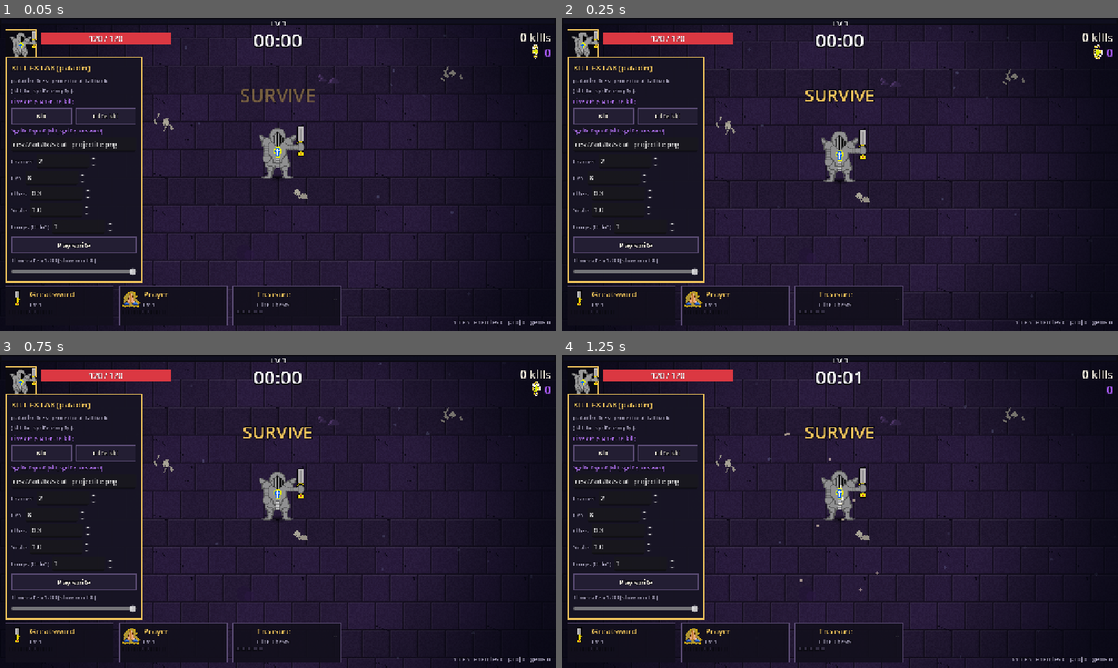
Above: before the commit, frames 1-4 (two rows, left to right).
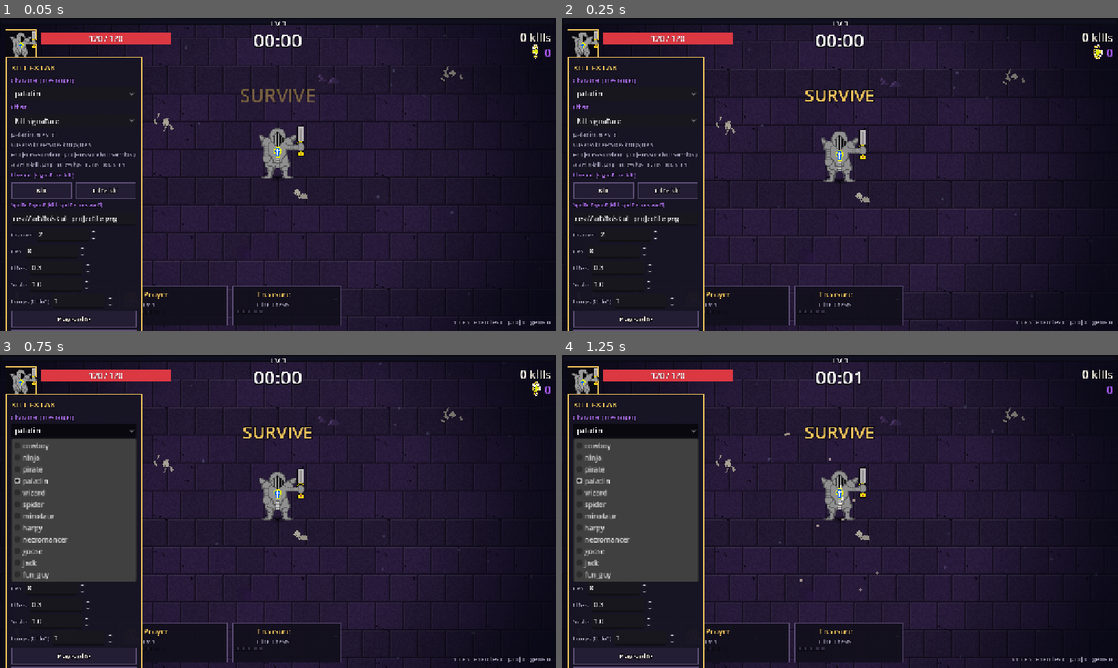
Above: after the commit, the same moments.

Repository: brawn2bronze/Solomons-Survivor
Game: Godot game, scene res://tests/fx_gallery.tscn
Same seed, same stepped clock (60 frames per second), same inputs: the game is played once before the commit and once after it. This scene is started directly instead of the project's main scene.
Inputs (mouse positions are in pixels of both pictures, inside the frame that each line leads up to):
- Up to frame 1 (0.05 s): no input
- Up to frame 2 (0.25 s): no input
- Up to frame 3 (0.75 s): click (72, 430) at 0.5 s, where only the run after the commit has a clickable "paladin"
- Up to frame 4 (1.25 s): no input

The runs differ from the first frame. In frame 1, 3.4% of the frame differs, in the area x 1-26%, y 14-100%; in frame 2, 3.4%; in frame 3, 12%; in frame 4, 12%.

Commit message:
fx lab publisher +paladin kill effect

Diff:
--- a/survivor/data/characters/paladin.tres
+++ b/survivor/data/characters/paladin.tres
@@ -18,3 +18,10 @@
 flags = {}
 color = Color(0.941, 0.784, 0.275, 1)
 playstyles = ["Crusader: wave-emitting sword hits at range", "Zealot: focused energy, faster heavier swings", "Saint: aura tank that heals while it burns"]
+
+kill_fx_sprite = "C:\\Users\\kneef\\Desktop\\Joe\'s Projects\\survivor_project\\survivor\\art\\fx\\paladin-kill.png"
+kill_fx_frames = 3
+kill_fx_fps = 9.0
+kill_fx_life = 0.3
+kill_fx_scale = 0.6
+kill_fx_loops = 1
--- a/survivor/tests/fx_gallery.gd
+++ b/survivor/tests/fx_gallery.gd
@@ -1,13 +1,33 @@
 extends Node
-## Isolated kill-FX preview. Open fx_gallery.tscn and play the scene (F6):
+## Kill-FX lab + publisher. Open fx_gallery.tscn and play the scene (F6):
 ## director paused + godmode, so only the FX you trigger is on screen.
-## Kill buttons use the live CharacterDef (procedural until kill_fx_sprite is set).
-## Sprite button plays any PNG strip path typed below (try the shipped skull strip
-## first), with the frames/fps/life/scale/loops spinners. Copy tuned values into the
-## character .tres kill_fx_* fields when happy.
+## Pick a character, pick an effect, tune the sprite tryout (unsaved preview),
+## then Publish writes the values into that character's .tres and applies them
+## to the live def, so the Kill buttons preview the published result at once.
+## Scaling: new characters appear in the picker automatically (DB scans
+## data/characters/). New effects need one EFFECTS entry + their resolver;
+## picker, writer and preview logic are shared.
+
+## Effect registry. One entry per publishable effect: picker label, .tres field
+## names in write order, control roles parallel to fields, value kinds parallel
+## to fields ("path", "int", "float"). Controls live in _controls by role, so a
+## new effect reuses the same path box + spinners when its roles match.
+const EFFECTS := {
+	"kill": {
+		"label": "Kill signature",
+		"fields": ["kill_fx_sprite", "kill_fx_frames", "kill_fx_fps", "kill_fx_life", "kill_fx_scale", "kill_fx_loops"],
+		"roles": ["path", "frames", "fps", "life", "scale", "loops"],
+		"kinds": ["path", "int", "float", "float", "float", "int"],
+	},
+}
+const EFFECT_ORDER := ["kill"]
 
 var _world: World
 var _status: Label
+var _char_btn: OptionButton
+var _fx_btn: OptionButton
+var _char_ids: Array = []
+var _controls: Dictionary = {}
 var _path_edit: LineEdit
 var _frames_spin: SpinBox
 var _fps_spin: SpinBox
@@ -19,13 +39,63 @@
 
 
 func _ready() -> void:
+	_build_ui()
+	_populate_characters()
+	_populate_effects()
+	var def_idx: int = maxi(0, _char_ids.find("paladin"))
+	if _char_ids.is_empty():
+		_status.text = "No characters in DB."
+		return
+	_char_btn.select(def_idx)
+	_open_world(String(_char_ids[def_idx]))
+
+
+## (Re)builds the preview world for one character id. Old world leaves the tree
+## at once (freed at frame end); the new one boots paused + godmode.
+func _open_world(char_id: String) -> void:
+	if is_instance_valid(_world):
+		remove_child(_world)
+		_world.queue_free()
+		_world = null
 	var w: World = World.new()
 	add_child(w)
-	w.start("paladin")
+	w.start(char_id)
 	_world = w
 	w.enemies.director_paused = true
 	w.dev_set_godmode(true)
-	_build_ui()
+	_refresh_status()
+
+
+func _populate_characters() -> void:
+	_char_ids.clear()
+	_char_btn.clear()
+	for c in DB.roster():
+		_char_ids.append(String(c.id))
+	for i in _char_ids.size():
+		_char_btn.add_item(String(_char_ids[i]), i)
+
+
+func _populate_effects() -> void:
+	_fx_btn.clear()
+	for i in EFFECT_ORDER.size():
+		var spec: Dictionary = EFFECTS[EFFECT_ORDER[i]]
+		_fx_btn.add_item(String(spec.get("label", EFFECT_ORDER[i])), i)
+	_fx_btn.select(0)
+
+
+func _effect_key() -> String:
+	if _fx_btn == null or _fx_btn.item_count == 0:
+		return "kill"
+	return String(EFFECT_ORDER[_fx_btn.selected])
+
+
+func _on_char_selected(idx: int) -> void:
+	if idx < 0 or idx >= _char_ids.size():
+		return
+	_open_world(String(_char_ids[idx]))
+
+
+func _on_effect_selected(_idx: int) -> void:
 	_refresh_status()
 
 
@@ -68,11 +138,137 @@
 
 
 func _refresh_status() -> void:
+	if not is_instance_valid(_world) or _world.player == null:
+		_status.text = "No preview world."
+		return
+	var id: String = String(_world.player.def.id)
 	var kfx: Dictionary = AbilityArt.for_kill(_world.player.def)
 	if bool(kfx.get("fallback", true)):
-		_status.text = "paladin .tres: procedural fallback (kill_fx_sprite empty)."
+		_status.text = "%s .tres: procedural fallback (kill_fx_sprite empty)." % id
 	else:
-		_status.text = "paladin .tres: %s  %dx @%.0ffps  %.2fs  x%.1f  L%d" % [String(kfx["path"]), int(kfx["frames"]), float(kfx["fps"]), float(kfx["life"]), float(kfx["scale"]), int(kfx["loops"])]
+		_status.text = "%s .tres: %s  %dx @%.0ffps  %.2fs  x%.1f  L%d" % [id, String(kfx["path"]), int(kfx["frames"]), float(kfx["fps"]), float(kfx["life"]), float(kfx["scale"]), int(kfx["loops"])]
+
+
+## Publish: validate the tryout controls, upsert the active effect's fields in
+## the selected character's .tres (text edit, rest of file untouched), apply the
+## same values to the live def, and refresh so Kill previews instantly.
+func _on_publish() -> void:
+	var effect: String = _effect_key()
+	var spec: Dictionary = EFFECTS.get(effect, {})
+	var values: Array = _effect_values(spec)
+	var path_idx: int = Array(spec.get("roles", [])).find("path")
+	var sprite_path: String = String(values[path_idx]) if path_idx >= 0 and path_idx < values.size() else ""
+	if sprite_path == "":
+		_status.text = "Type a PNG strip path first."
+		return
+	if not ResourceLoader.exists(sprite_path):
+		_status.text = "PNG not found: %s (drop it in art/fx/ first)." % sprite_path
+		return
+	if _char_btn.selected < 0 or _char_btn.selected >= _char_ids.size():
+		_status.text = "Pick a character first."
+		return
+	var char_id: String = String(_char_ids[_char_btn.selected])
+	var tres_path: String = "res://data/characters/%s.tres" % char_id
+	if not _write_tres_fields(tres_path, spec, values):
+		_status.text = "Publish failed: could not write %s." % tres_path
+		return
+	_apply_to_live_def(char_id, spec, values)
+	_refresh_status()
+	_status.text = "Published to %s.tres + live preview. %s" % [char_id, _status.text]
+
+
+## Reads the active effect's values from the shared controls by role.
+func _effect_values(spec: Dictionary) -> Array:
+	var roles: Array = spec.get("roles", [])
+	var kinds: Array = spec.get("kinds", [])
+	var out: Array = []
+	for i in roles.size():
+		var ctl = _controls.get(String(roles[i]))
+		var kind: String = String(kinds[i]) if i < kinds.size() else "float"
+		if ctl is LineEdit:
+			out.append(ctl.text.strip_edges())
+		elif ctl is SpinBox:
+			if kind == "int":
+				out.append(int(ctl.value))
+			else:
+				out.append(float(ctl.value))
+		else:
+			out.append(null)
+	return out
+
+
+## Formats one value as a .tres literal (quoted path, bare int, dotted float).
+func _tres_literal(value, kind: String) -> String:
+	match kind:
+		"path":
+			return "\"%s\"" % String(value).c_escape()
+		"int":
+			return str(int(value))
+		_:
+			var f: float = float(value)
+			if f == floorf(f):
+				return "%.1f" % f
+			return str(f)
+
+
+## Upserts field lines in a .tres by plain text edit: existing lines replaced in
+## place, missing ones appended. Whole-file rewrite keeps LF endings; a read-back
+## pass verifies every line landed before reporting success.
+func _write_tres_fields(tres_path: String, spec: Dictionary, values: Array) -> bool:
+	if not FileAccess.file_exists(tres_path):
+		return false
+	var fh := FileAccess.open(tres_path, FileAccess.READ)
+	if fh == null:
+		return false
+	var lines: PackedStringArray = fh.get_as_text().split("\n")
+	fh.close()
+	var fields: Array = spec.get("fields", [])
+	var kinds: Array = spec.get("kinds", [])
+	var pending := {}
+	for i in fields.size():
+		var fname: String = String(fields[i])
+		var fkind: String = String(kinds[i]) if i < kinds.size() else "float"
+		pending[fname] = "%s = %s" % [fname, _tres_literal(values[i], fkind)]
+	for n in lines.size():
+		var stripped: String = lines[n].strip_edges()
+		for f in pending.keys():
+			var key: String = String(f)
+			if stripped == key or stripped.begins_with(key + " =") or stripped.begins_with(key + "="):
+				lines[n] = String(pending[f])
+				pending.erase(f)
+				break
+		if pending.is_empty():
+			break
+	for f in pending.keys():
+		lines.append(String(pending[f]))
+	var out := FileAccess.open(tres_path, FileAccess.WRITE)
+	if out == null:
+		return false
+	out.store_string("\n".join(lines))
+	out.close()
+	var check := FileAccess.open(tres_path, FileAccess.READ)
+	if check == null:
+		return false
+	var text: String = check.get_as_text()
+	check.close()
+	for i in fields.size():
+		var fname: String = String(fields[i])
+		var fkind: String = String(kinds[i]) if i < kinds.size() else "float"
+		if not text.contains("%s = %s" % [fname, _tres_literal(values[i], fkind)]):
+			return false
+	return true
+
+
+## Applies published values to the live preview def (same object DB holds for
+## this session), so the Kill buttons play them with no scene restart.
+func _apply_to_live_def(char_id: String, spec: Dictionary, values: Array) -> void:
+	if not is_instance_valid(_world) or _world.player == null:
+		return
+	if String(_world.player.def.id) != char_id:
+		return
+	var fields: Array = spec.get("fields", [])
+	for i in fields.size():
+		_world.player.def.set(String(fields[i]), values[i])
 
 
 func _build_ui() -> void:
@@ -93,7 +289,17 @@
 	var v: VBoxContainer = VBoxContainer.new()
 	v.add_theme_constant_override("separation", 6)
 	panel.add_child(v)
-	v.add_child(UI.label("KILL FX LAB (paladin)", 18, UI.GOLD))
+	v.add_child(UI.label("KILL FX LAB", 18, UI.GOLD))
+	v.add_child(UI.label("Character (.tres target)", 13, UI.PURPLE))
+	_char_btn = OptionButton.new()
+	_char_btn.custom_minimum_size = Vector2(280, 32)
+	v.add_child(_char_btn)
+	_char_btn.item_selected.connect(_on_char_selected)
+	v.add_child(UI.label("Effect", 13, UI.PURPLE))
+	_fx_btn = OptionButton.new()
+	_fx_btn.custom_minimum_size = Vector2(280, 32)
+	v.add_child(_fx_btn)
+	_fx_btn.item_selected.connect(_on_effect_selected)
 	_status = UI.label("", 14, UI.DIM)
 	_status.autowrap_mode = TextServer.AUTOWRAP_WORD_SMART
 	v.add_child(_status)
@@ -109,9 +315,18 @@
 	_life_spin = _spinner(v, "Life s", 0.28, 0.05, 2.0, 0.05)
 	_scale_spin = _spinner(v, "Scale", 1.0, 0.1, 4.0, 0.1)
 	_loops_spin = _spinner(v, "Loops (0=inf)", 1.0, 0.0, 8.0, 1.0)
+	_controls["path"] = _path_edit
+	_controls["frames"] = _frames_spin
+	_controls["fps"] = _fps_spin
+	_controls["life"] = _life_spin
+	_controls["scale"] = _scale_spin
+	_controls["loops"] = _loops_spin
 	var sb: Button = UI.button("Play sprite", 15, Vector2(140, 36))
 	sb.pressed.connect(_on_sprite)
 	v.add_child(sb)
+	var pb: Button = UI.button("Publish to .tres", 15, Vector2(170, 36))
+	pb.pressed.connect(_on_publish)
+	v.add_child(pb)
 	_rate_label = UI.label("Time rate x1.00 (slow-mo FX)", 14, UI.DIM)
 	v.add_child(_rate_label)
 	_rate_slider = HSlider.new()
Binary file added: survivor/art/fx/paladin-kill.png
Not shown, added: survivor/art/fx/paladin-kill.png.import
